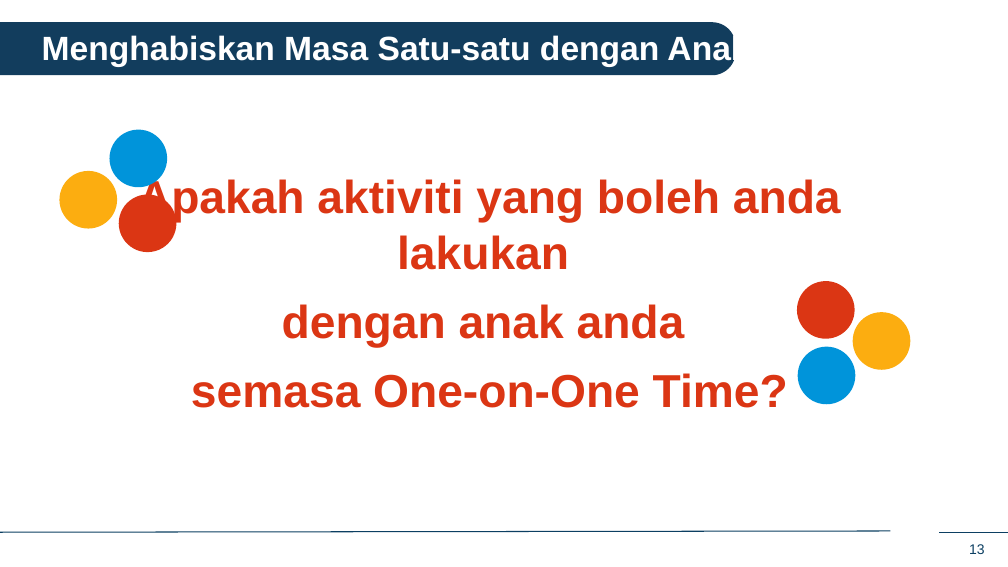
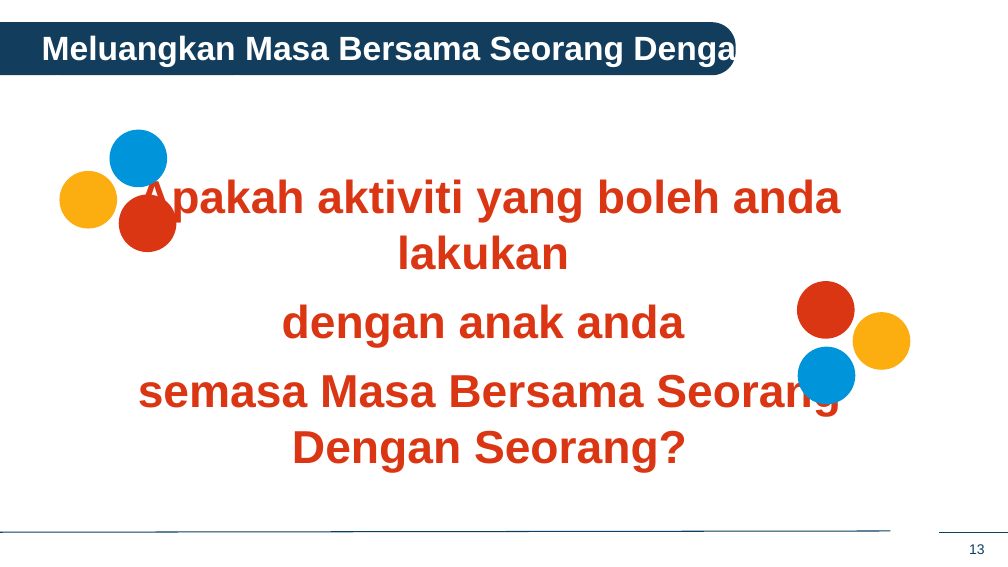
Before and after one commit to IDEMSInternational/plh-digital-content, a slide deck: slide 13 of translations/facilitator_app_malaysia/ms/ms_in_person_sessions.pptx. Drawn at 1008x567 pixels with LibreOffice and Linux fonts; fonts in the diff are those of the drawing; background and template pictures are left out. Boxes give left, top, right and bottom in pixels: in the first picture for what was removed or moved away, otherwise in the second. Text is boxed around its words. In the diff, an @@ line names an element or a change of style, - is before the commit and + after.

```diff
--- a/translations/facilitator_app_malaysia/ms/ms_in_person_sessions.pptx
+++ b/translations/facilitator_app_malaysia/ms/ms_in_person_sessions.pptx
@@ text at <box>42,33,756,75</box>: text changed @@
-Menghabiskan Masa Satu-satu dengan Anak Saya
+Meluangkan Masa Bersama Seorang Dengan Seorang dengan Anak Saya
@@ text at <box>138,371,841,473</box>: text changed @@
-semasa One-on-One Time?
+semasa Masa Bersama Seorang Dengan Seorang?
```
Also in this commit, not shown: 6 other slides changed.
